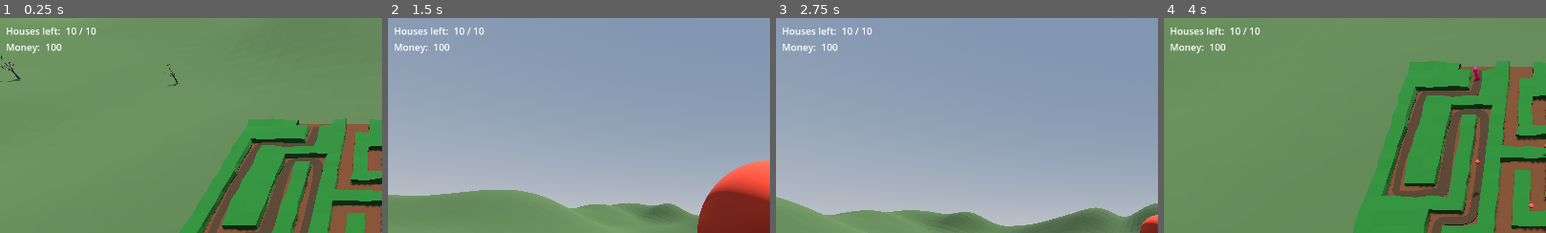
Above: before the commit, frames 1-4 (left to right).
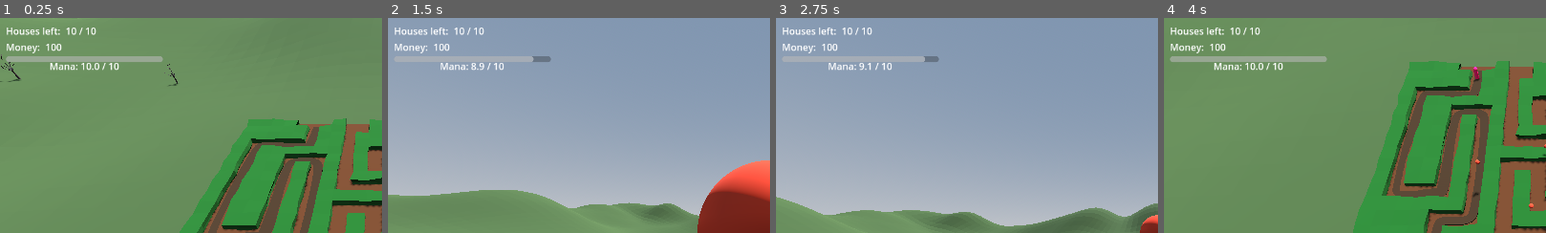
Above: after the commit, the same moments.

Repository: DrOtter3000/sentinel
Game: Godot game, scene res://level.tscn
The game is run twice, just before and just after one commit, with the same random seed, the same clock (stepped at 60 frames per second) and the same inputs.
Inputs (mouse positions are % of the whole screen's width and height, from its top left):
- Up to frame 1 (0.25 s): no input
- Up to frame 2 (1.5 s): move the mouse to (55, 50) at 0.52 s; click (55, 50) at 0.6 s; move the mouse to (45, 50) at 1.27 s; click (45, 50) at 1.35 s
- Up to frame 3 (2.75 s): move the mouse to (52, 48) at 2.02 s; right-click (52, 48) at 2.1 s; click (52, 48) at 2.3 s
- Up to frame 4 (4 s): move the mouse to (49, 52) at 2.77 s; tap Space (switch_mode) at 2.85 s; click (49, 52) at 3.05 s; click "Recruit Villager (12)" at 3.5 s
The pictures show only the part of the screen within x 0-50%, y 0-50%; the shares and areas given below are measured in that part.

The runs differ from the first frame. In frame 1, 1.4% of the frame differs, in the area x 1-43%, y 17-25%; in frame 2, 1.2%; in frame 3, 1.3%; in frame 4, 1.4%.

Commit message:
add mana system

Diff:
--- a/Casts/fireball.gd
+++ b/Casts/fireball.gd
@@ -1,5 +1,6 @@
 extends RigidBody3D
 
+@export var mana_cost := 1.0
 @export var explosion: PackedScene
 
 var exploding := false
--- a/Gamestate.gd
+++ b/Gamestate.gd
@@ -1 +1,3 @@
 extends Node
+
+var fireball_mana_cost := 1.0
--- a/player.gd
+++ b/player.gd
@@ -11,22 +11,29 @@
 @onready var camera_3d: Camera3D = $Camera3D
 @onready var btn_recruit: Button = $ConstructionCam/ManagementMenu/MarginContainer/VBoxContainer/RecruitingMenu/BtnRecruit
 @onready var cast_spawn_point = camera_3d.global_position
+@onready var mana_regen_timer: Timer = $ManaRegenTimer
+@onready var mana_bar: ProgressBar = $Camera3D/StatusView/MarginContainer/VBoxContainer/ManaContainer/ManaBar
+@onready var lbl_mana: Label = $Camera3D/StatusView/MarginContainer/VBoxContainer/ManaContainer/LblMana
+
 
 @export var money := 100
 @export var price_per_sentinel := 12
+@export var max_mana := 10.0
+@export var mana_regen := 1.0
 @export var mouse_sensetivity := .15
+@export var mana := 5.0
 @export var construction_mode := true
+@export_enum("construction", "combat") var mode
 @export var sentinel_scene: PackedScene
 @export var fireball_scene: PackedScene
-@export_enum("construction", "combat") var mode
 
 var sentinel_ready_to_build := false
 
 
 func _ready() -> void:
 	switch_mode()
+	mana = max_mana
 	btn_recruit.text = "Recruit Villager (" + str(price_per_sentinel) + ")"
-
 
 func _process(delta: float) -> void:
 	if Input.is_action_just_pressed("switch_mode"):
@@ -64,10 +71,12 @@
 
 	if mode == 1:
 		if Input.is_action_just_pressed("LMB"):
-			var fireball = fireball_scene.instantiate() as Node3D
-			get_tree().get_first_node_in_group("Level").add_child(fireball)
-			fireball.transform = camera_3d.global_transform
-			fireball.linear_velocity = camera_3d.global_transform.basis.z * -1 * 10
+			if mana >= Gamestate.fireball_mana_cost:
+				mana -= Gamestate.fireball_mana_cost
+				var fireball = fireball_scene.instantiate() as Node3D
+				get_tree().get_first_node_in_group("Level").add_child(fireball)
+				fireball.transform = camera_3d.global_transform
+				fireball.linear_velocity = camera_3d.global_transform.basis.z * -1 * 10
 
 	update_lbl_money()
 
@@ -99,6 +108,12 @@
 	lbl_health_value.text = str(amount) + " / " + str(maximum)
 
 
+func update_mana_HUD():
+	mana_bar.max_value = max_mana
+	mana_bar.value = mana
+	lbl_mana.text = "Mana: " + str("%.1f" % mana) + " / " + str(max_mana)
+
+
 func view_message(text: String) -> void:
 	lbl_status.text = text
 
@@ -116,3 +131,9 @@
 		animation_player.play("switch_to_construction")
 		management_menu.visible = true
 		combat_menu.visible = false
+
+
+func _on_mana_regen_timer_timeout() -> void:
+	update_mana_HUD()
+	mana += mana_regen / 60
+	mana = min(mana, max_mana)
--- a/player.tscn
+++ b/player.tscn
@@ -94,20 +94,18 @@
 
 [node name="Player" type="Node3D" groups=["Player"]]
 script = ExtResource("1_ks66r")
+mode = 0
 sentinel_scene = ExtResource("2_4hdur")
 fireball_scene = ExtResource("3_seuyh")
-mode = 0
 
 [node name="Camera3D" type="Camera3D" parent="."]
 
 [node name="StatusView" type="CanvasLayer" parent="Camera3D"]
 
 [node name="MarginContainer" type="MarginContainer" parent="Camera3D/StatusView"]
-anchors_preset = 15
-anchor_right = 1.0
-anchor_bottom = 1.0
-grow_horizontal = 2
-grow_vertical = 2
+offset_right = 283.0
+offset_bottom = 128.0
+size_flags_horizontal = 0
 theme_override_constants/margin_left = 10
 theme_override_constants/margin_top = 10
 theme_override_constants/margin_right = 10
@@ -139,6 +137,20 @@
 unique_name_in_owner = true
 layout_mode = 2
 text = "testtext"
+
+[node name="ManaContainer" type="VBoxContainer" parent="Camera3D/StatusView/MarginContainer/VBoxContainer"]
+layout_mode = 2
+theme_override_constants/separation = -5
+
+[node name="ManaBar" type="ProgressBar" parent="Camera3D/StatusView/MarginContainer/VBoxContainer/ManaContainer"]
+custom_minimum_size = Vector2(0, 10)
+layout_mode = 2
+show_percentage = false
+
+[node name="LblMana" type="Label" parent="Camera3D/StatusView/MarginContainer/VBoxContainer/ManaContainer"]
+layout_mode = 2
+text = "manatext"
+horizontal_alignment = 1
 
 [node name="ConstructionRayCast" type="RayCast3D" parent="Camera3D"]
 target_position = Vector3(0, 0, -900)
@@ -249,4 +261,9 @@
 "": SubResource("AnimationLibrary_ujumr")
 }
 
+[node name="ManaRegenTimer" type="Timer" parent="."]
+wait_time = 0.016
+autostart = true
+
 [connection signal="pressed" from="ConstructionCam/ManagementMenu/MarginContainer/VBoxContainer/RecruitingMenu/BtnRecruit" to="." method="_on_btn_recruit_pressed"]
+[connection signal="timeout" from="ManaRegenTimer" to="." method="_on_mana_regen_timer_timeout"]
